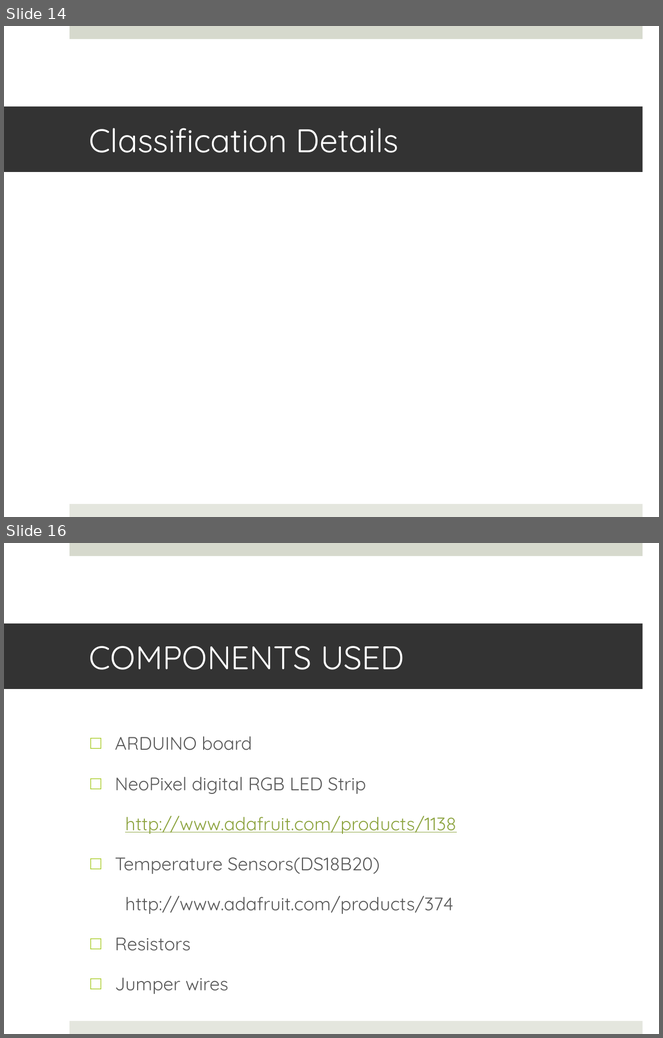
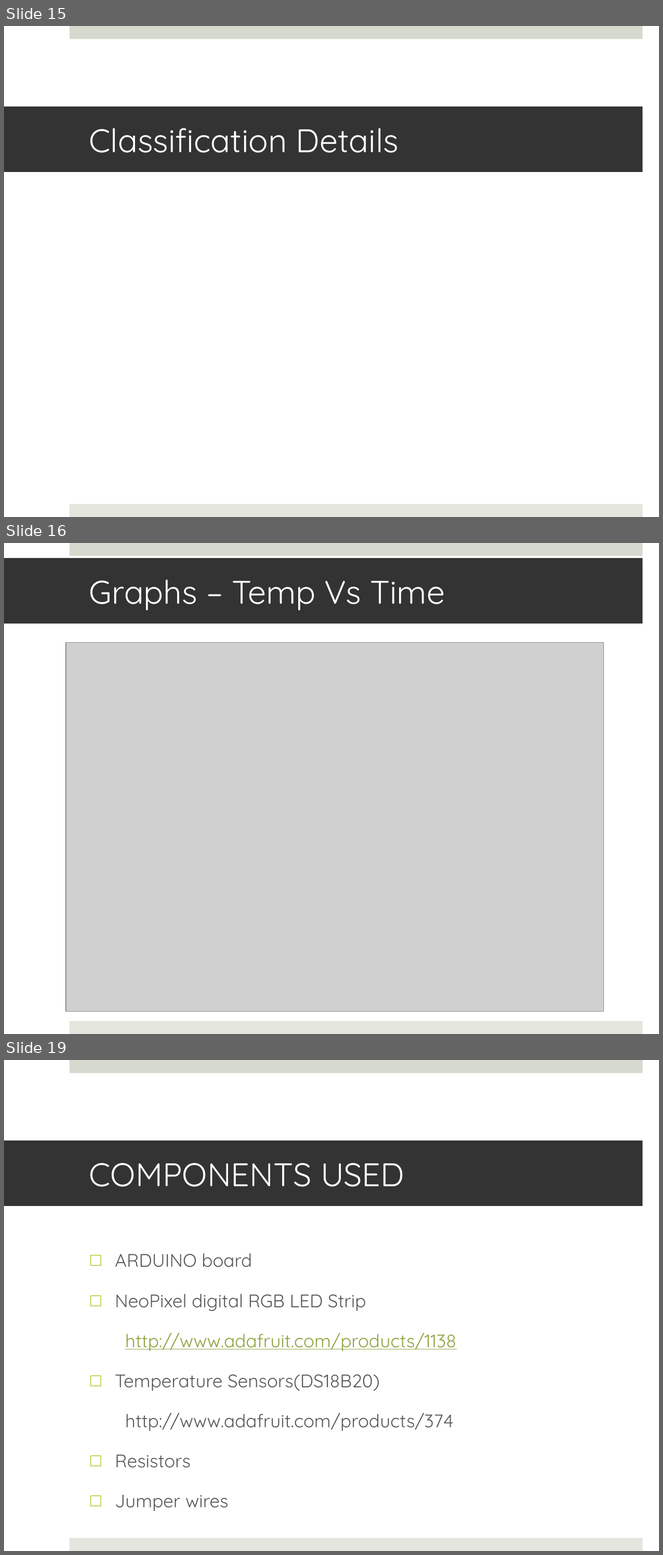
Before and after one commit to sasmita/QuantumLight, a slide deck: QL_Presentation1.pptx. Shown one above the other, each under a label of ours: slides 14 and 16 before the commit, slides 15, 16 and 19 after it; the slides between them are not shown. The pictures are 663x1038 and 663x1555 pixels, drawn with LibreOffice and Linux fonts; fonts in the diff are those of the drawing; grey boxes stand for pictures. Boxes give left, top, right and bottom in pixels: in the first picture for what was removed or moved away, otherwise in the second. Text is boxed around its words. In the diff, an @@ line names an element or a change of style, - is before the commit and + after.

Commit message:
Updated few slides with graphs

```diff
--- a/QL_Presentation1.pptx
+++ b/QL_Presentation1.pptx
@@ slide 16 added at (x1=4, y1=543, x2=659, y2=1034), background #FFFFFF; not listed: 2 template elements that a slide beside it also shows @@
@@ title added at (x1=4, y1=558, x2=643, y2=624), fill #333333, 36 pt, text #FFFFFF @@
+Graphs – Temp Vs Time
@@ picture added at (x1=65, y1=643, x2=604, y2=1012) @@
@@ what was slide 14 is now slide 15 @@
@@ what was slide 16 is now slide 19 @@
```
Also in this commit, not shown: 2 slides changed, 3 other slides added, 1 slide removed.
